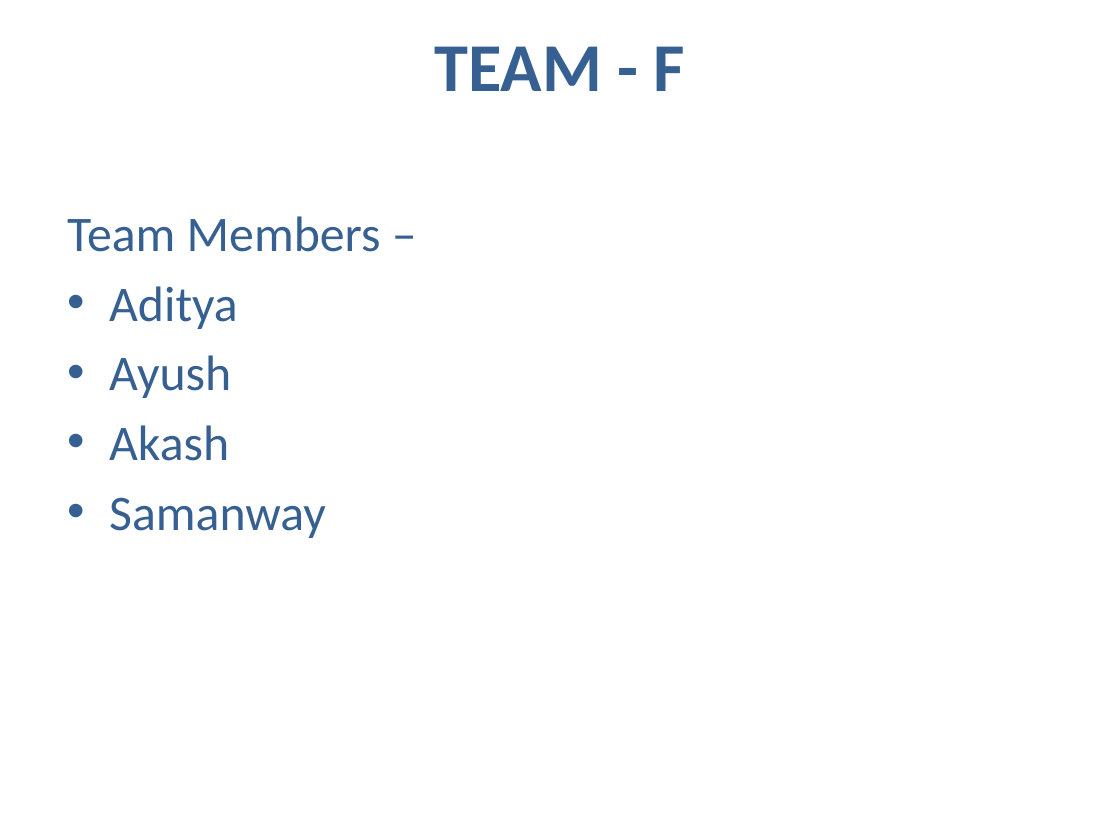
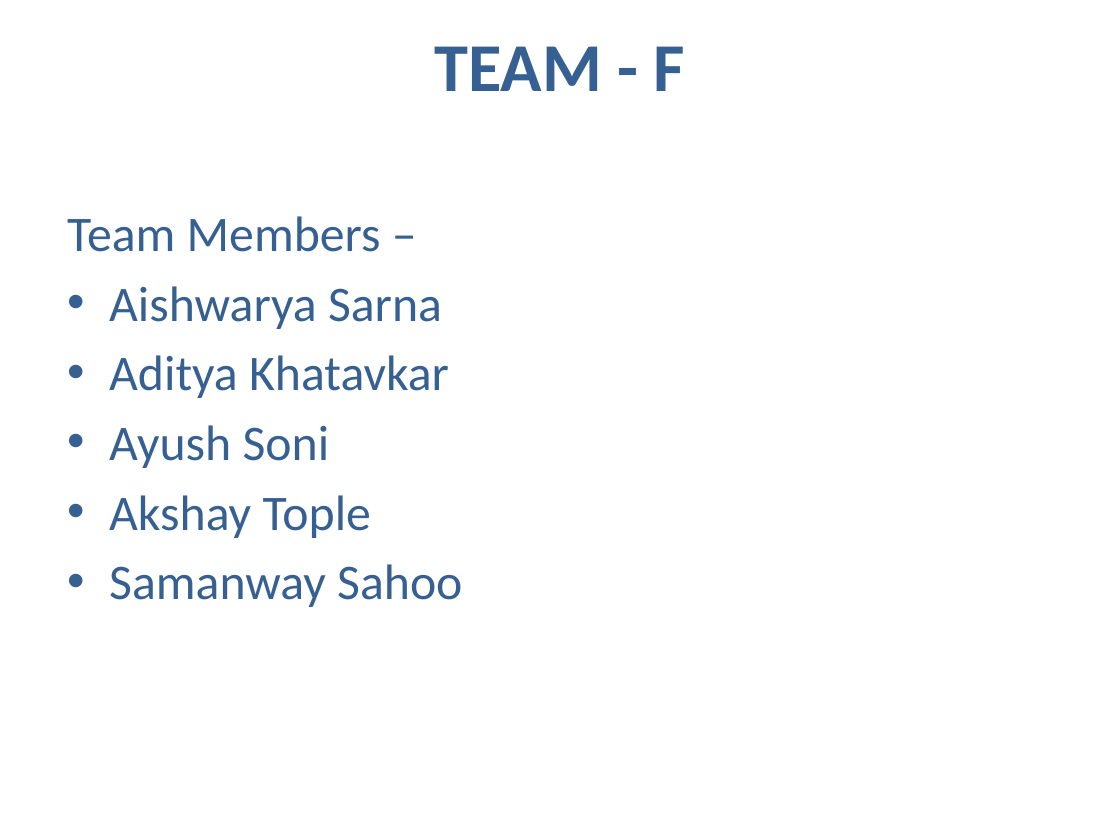
Before and after one commit to SamanwayCapg/Pecunia_codes, a slide deck: slide 2 of Presentation Aishwarya.pptx. Drawn at 1120x840 pixels with LibreOffice and Linux fonts; fonts in the diff are those of the drawing. Boxes give left, top, right and bottom in pixels: in the first picture for what was removed or moved away, otherwise in the second. Text is boxed around its words. In the diff, an @@ line names an element or a change of style, - is before the commit and + after.

```diff
--- a/Presentation Aishwarya.pptx
+++ b/Presentation Aishwarya.pptx
@@ text at (x1=109, y1=286, x2=462, y2=607): text changed @@
-• Aditya
-• Ayush
-• Akash
-• Samanway
+• Aishwarya Sarna
+• Aditya Khatavkar
+• Ayush Soni
+• Akshay Tople
+• Samanway Sahoo
```
Also in this commit, not shown: 5 other slides changed, 1 slide added, 1 slide removed.
